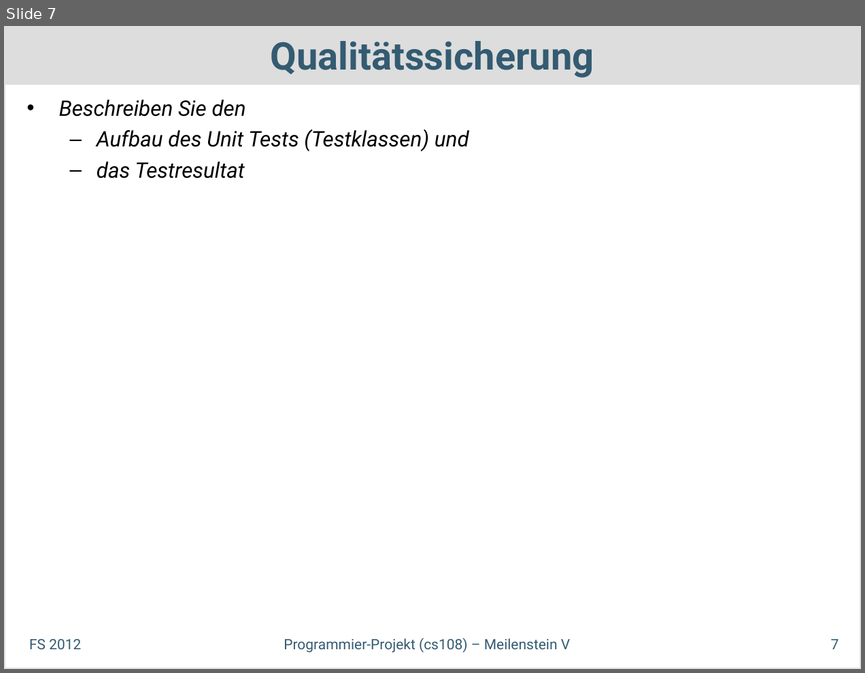
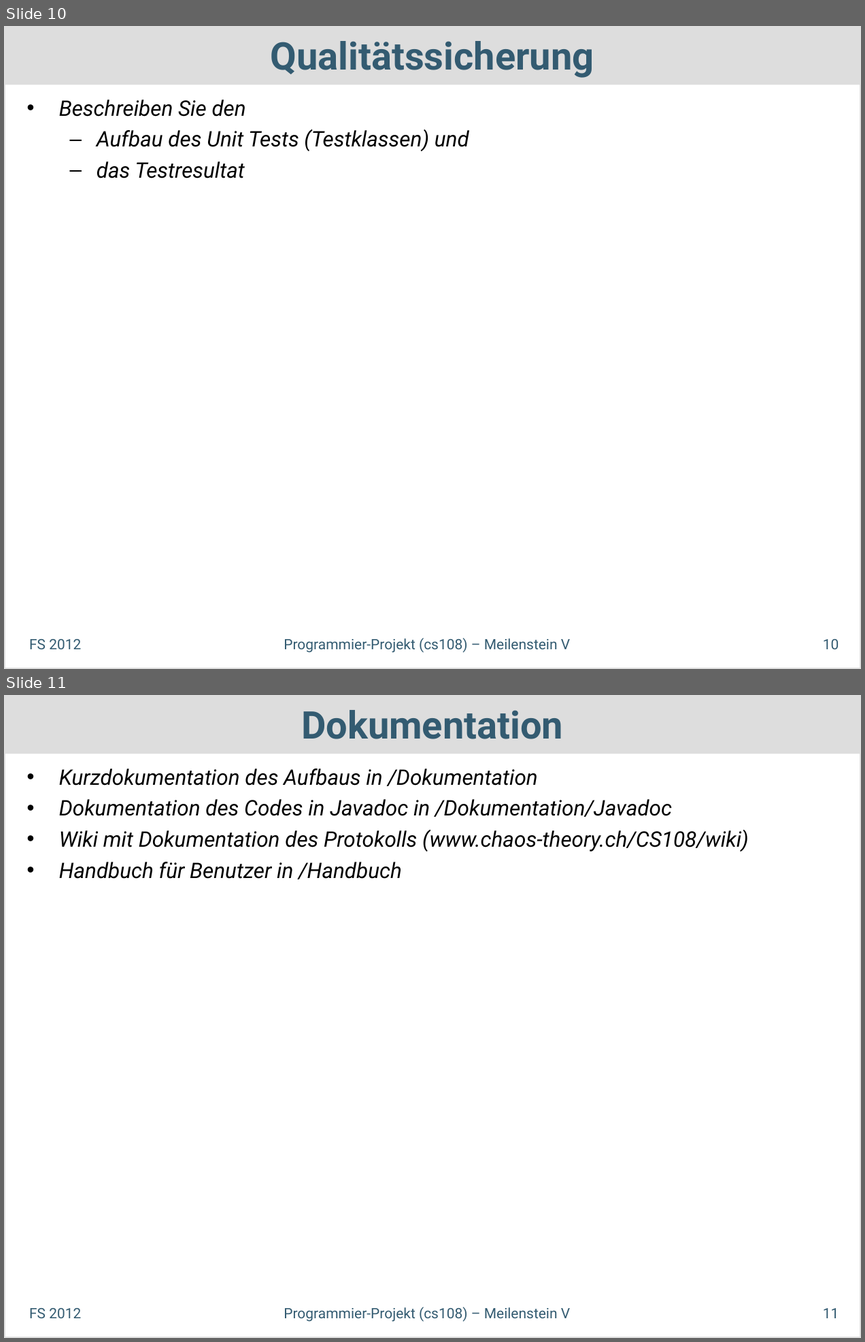
Before and after one commit to dihydrogenmonoxide/CS108, a slide deck: presentations/milestone_5/SwissDefcon_MS5.odp. Shown one above the other, each under a label of ours: slide 7 before the commit, slides 10 and 11 after it. The pictures are 865x673 and 865x1342 pixels, drawn with LibreOffice and Linux fonts; fonts in the diff are those of the drawing. Boxes give left, top, right and bottom in pixels: in the first picture for what was removed or moved away, otherwise in the second. Text is boxed around its words. In the diff, an @@ line names an element or a change of style, - is before the commit and + after.

```diff
--- a/presentations/milestone_5/SwissDefcon_MS5.odp
+++ b/presentations/milestone_5/SwissDefcon_MS5.odp
@@ slide 11 added at <box>4,695,861,1338</box>, background #FFFFFF; not listed: 1 template element that a slide beside it also shows @@
@@ title added at <box>4,695,861,754</box>, fill #DDDDDD, 32 pt, text #335B71, bold @@
+Dokumentation
@@ text added at <box>59,768,749,879</box>, 18 pt, text #000000, italic @@
+• Kurzdokumentation des Aufbaus in /Dokumentation
+• Dokumentation des Codes in Javadoc in /Dokumentation/Javadoc
+• Wiki mit Dokumentation des Protokolls (www.chaos-theory.ch/CS108/wiki)
+• Handbuch für Benutzer in /Handbuch
@@ text added at <box>283,1306,570,1321</box>, 12 pt, text #335B71 @@
+Programmier-Projekt (cs108) – Meilenstein V
@@ text added at <box>29,1308,81,1318</box>, 12 pt, text #335B71 @@
+FS 2012
@@ page number added at <box>823,1308,839,1318</box>, 12 pt, text #335B71 @@
+11
@@ what was slide 7 is now slide 10 @@
@@ page number at <box>823,639,839,649</box>: text changed @@
-7
+10
```
Also in this commit, not shown: 7 slides changed, 2 other slides added, 1 other file.
